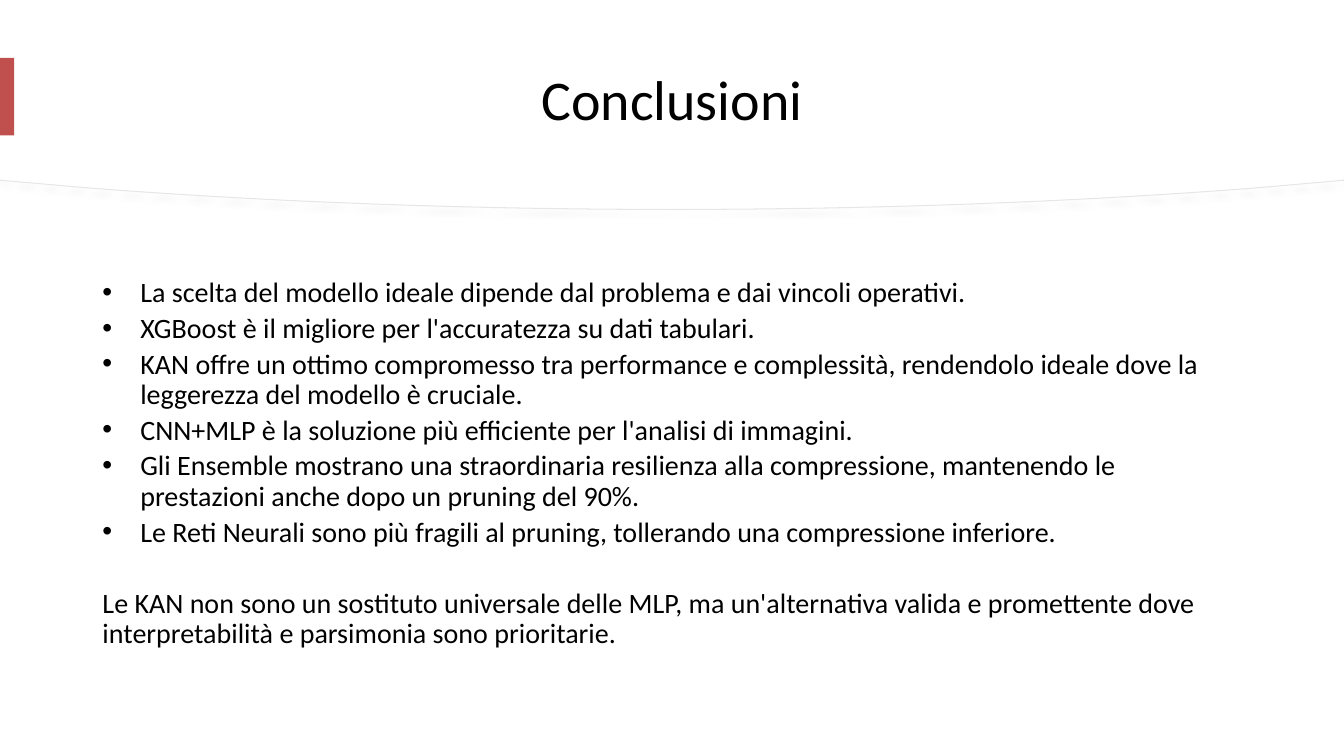
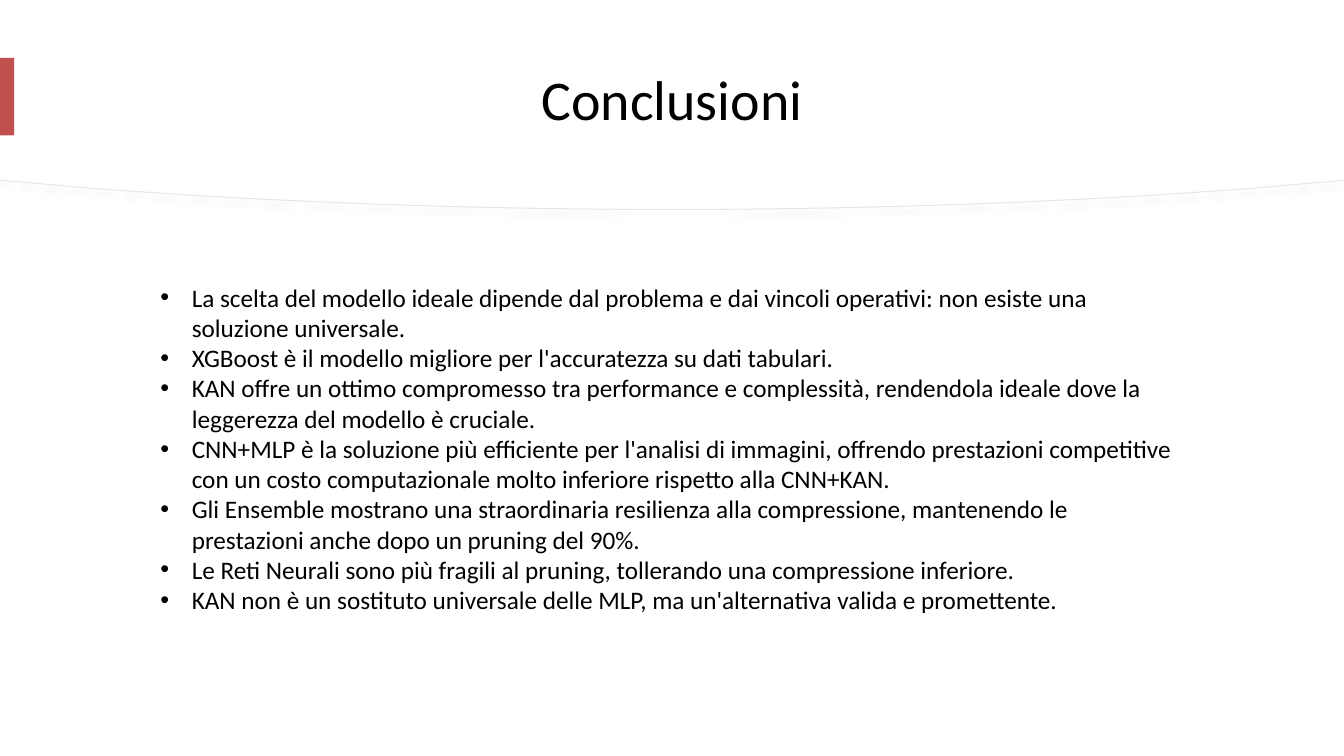
Before and after one commit to mtomas03/Thesis_Paper, a slide deck: slide 43 of Presentation.pptx (slide 41 before the commit). Drawn at 1344x756 pixels with LibreOffice and Linux fonts; fonts in the diff are those of the drawing. Boxes give left, top, right and bottom in pixels: in the first picture for what was removed or moved away, otherwise in the second. Text is boxed around its words. In the diff, an @@ line names an element or a change of style, - is before the commit and + after.

Commit message:
Modified Presentations.

```diff
--- a/Presentation.pptx
+++ b/Presentation.pptx
@@ text "La scelta del modello ideale ...": place and size @@
-text "La scelta del modello ideale ..." at (102, 282, 1198, 648)
+text "La scelta del modello ideale ..." at (192, 289, 1170, 613)
@@ text at (192, 289, 1170, 492): text changed; size 20 to 18 pt @@
-• La scelta del modello ideale dipende dal problema e dai vincoli operativi.
-• XGBoost è il migliore per l'accuratezza su dati tabulari.
-• KAN offre un ottimo compromesso tra performance e complessità, rendendolo ideale dove la leggerezza del modello è cruciale.
-• CNN+MLP è la soluzione più efficiente per l'analisi di immagini.
+• La scelta del modello ideale dipende dal problema e dai vincoli operativi: non esiste una soluzione universale.
+• XGBoost è il modello migliore per l'accuratezza su dati tabulari.
+• KAN offre un ottimo compromesso tra performance e complessità, rendendola ideale dove la leggerezza del modello è cruciale.
+• CNN+MLP è la soluzione più efficiente per l'analisi di immagini, offrendo prestazioni competitive con un costo computazionale molto inferiore rispetto alla CNN+KAN.
@@ text at (192, 500, 1067, 584): size 20 to 18 pt in "Gli Ensemble mostrano una straordinaria resilienza alla ...", "Le Reti Neurali sono più fragili al ..."; indent changed; line spacing 0.9 to 1; less space between paragraphs @@
@@ text at (192, 591, 1057, 613): text changed; size 20 to 18 pt @@
-Le KAN non sono un sostituto universale delle MLP, ma un'alternativa valida e promettente dove interpretabilità e parsimonia sono prioritarie.
+• KAN non è un sostituto universale delle MLP, ma un'alternativa valida e promettente.
```
Also in this commit, not shown: 15 other slides changed, 3 slides added, 1 slide removed.
